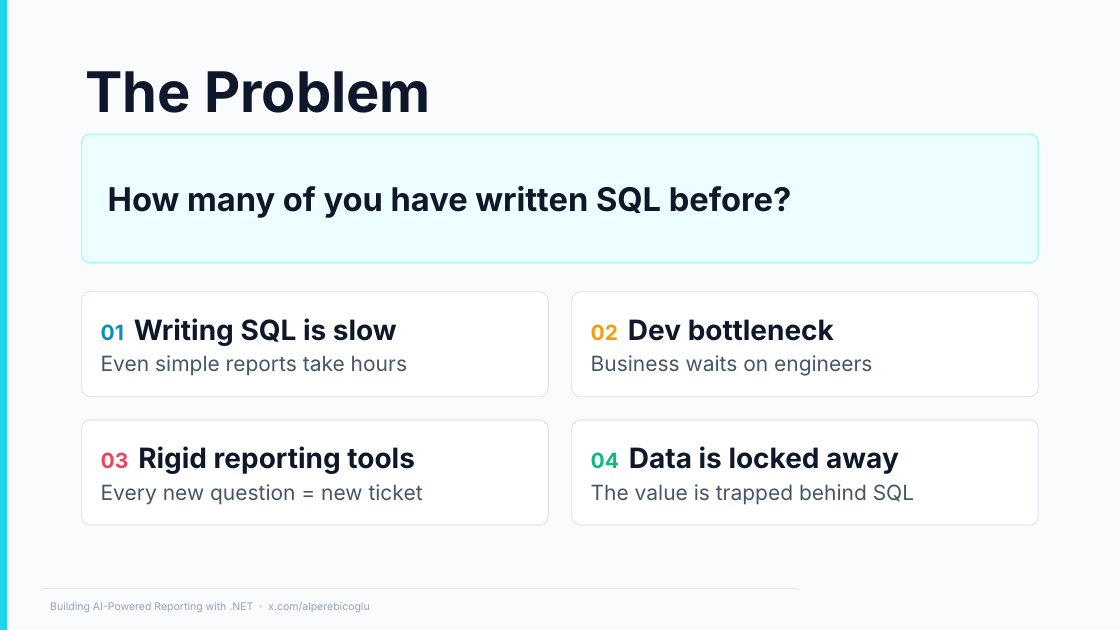
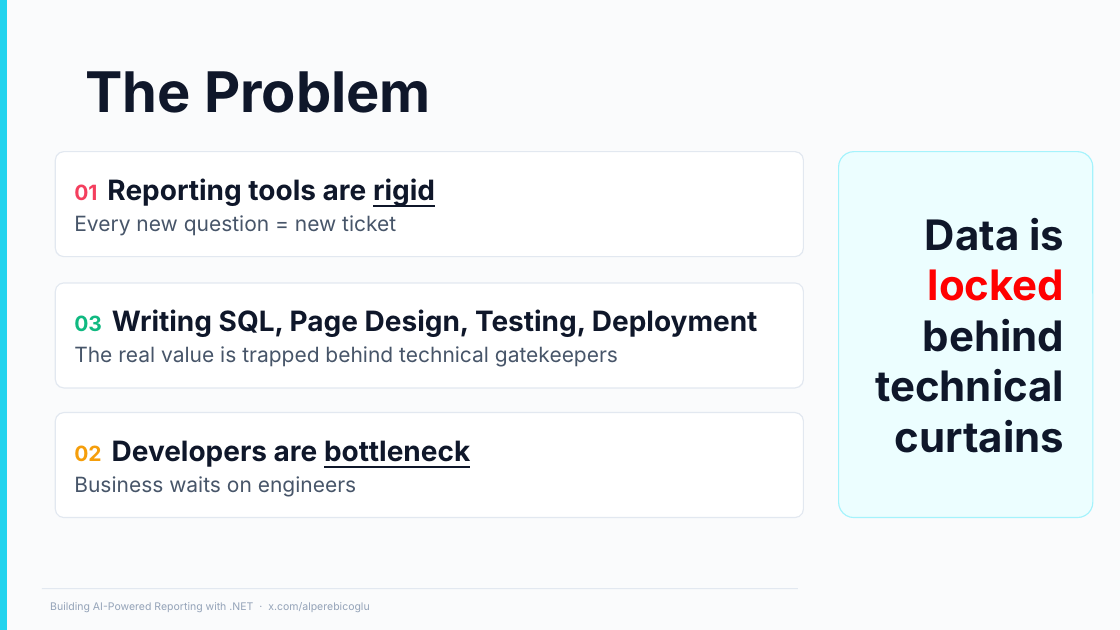
Before and after one commit to ebicoglu/chat-with-your-data-conference, a slide deck: slide 3 of Presentation.pptx. Drawn at 1120x630 pixels with LibreOffice and Linux fonts; fonts in the diff are those of the drawing; background and template pictures are left out. Boxes give left, top, right and bottom in pixels: in the first picture for what was removed or moved away, otherwise in the second. Text is boxed around its words. In the diff, an @@ line names an element or a change of style, - is before the commit and + after.

```diff
--- a/Presentation.pptx
+++ b/Presentation.pptx
@@ rounded rectangle removed at box(82, 134, 1038, 263) @@
-How many of you have written SQL before?
@@ rounded rectangle "01 Reporting tools are rigid": place and size @@
-rounded rectangle "01 Reporting tools are rigid" at box(82, 420, 549, 525)
+rounded rectangle "01 Reporting tools are rigid" at box(55, 152, 804, 257)
@@ text in rounded rectangle at box(74, 178, 435, 206): text changed @@
-03 Rigid reporting tools
+01 Reporting tools are rigid
@@ rounded rectangle added at box(839, 152, 1093, 518), fill #ECFEFF, outline #A5F3FC 1 pt, 36 pt, text #0F172A, bold @@
+Data is locked behind technical curtains
@@ rounded rectangle "03 Writing SQL, Page Design, ...": place and size @@
-rounded rectangle "03 Writing SQL, Page Design, ..." at box(572, 420, 1039, 525)
+rounded rectangle "03 Writing SQL, Page Design, ..." at box(55, 283, 804, 388)
@@ rounded rectangle removed at box(82, 292, 549, 397) @@
-01 Writing SQL is slow
-Even simple reports take hours
@@ text in rounded rectangle at box(74, 309, 758, 367): text changed @@
-04 Data is locked away
-The value is trapped behind SQL
+03 Writing SQL, Page Design, Testing, Deployment
+The real value is trapped behind technical gatekeepers
@@ rounded rectangle "02 Developers are bottleneck": place and size @@
-rounded rectangle "02 Developers are bottleneck" at box(572, 292, 1039, 397)
+rounded rectangle "02 Developers are bottleneck" at box(55, 413, 804, 518)
@@ text in rounded rectangle at box(74, 440, 470, 467): text changed @@
-02 Dev bottleneck
+02 Developers are bottleneck
```
Also in this commit, not shown: 3 other slides changed, 2 other files.
